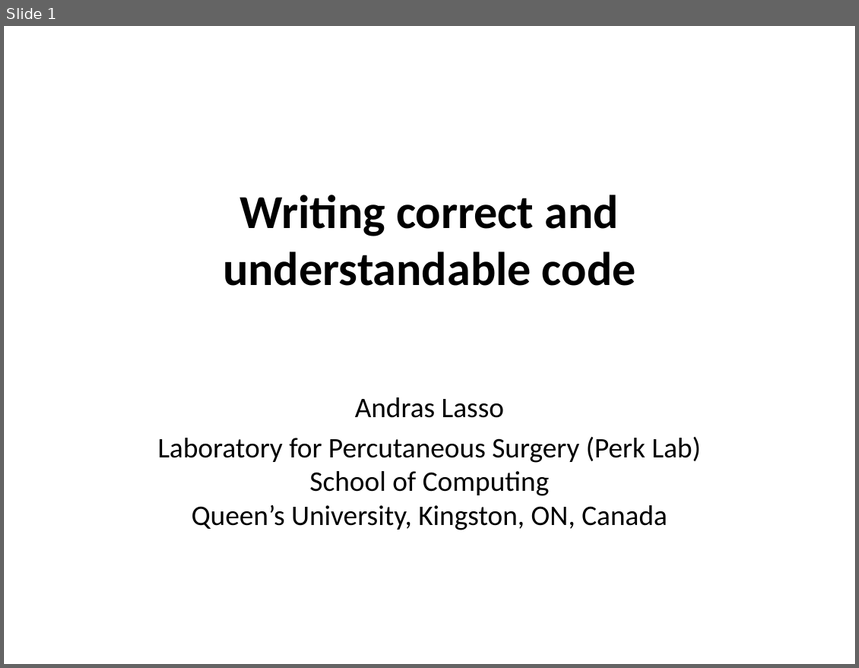
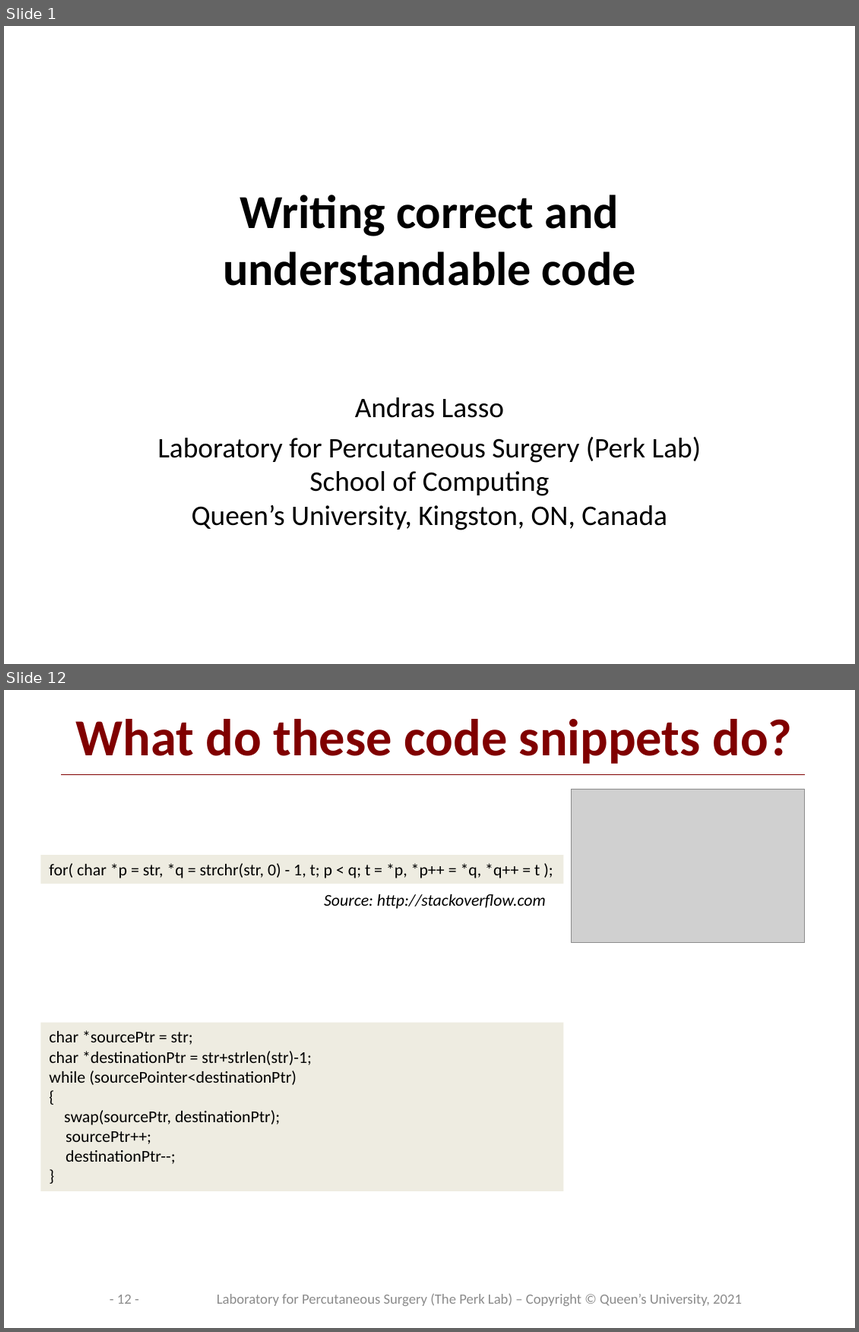
Before and after one commit to PerkLab/PerkLabBootcamp, a slide deck: Doc/day3_1_WritingCorrectAndUnderstandableCode.pptx. Shown one above the other, each under a label of ours: slide 1 before the commit, slides 1 and 12 after it; the slides between them are not shown. The pictures are 859x668 and 859x1332 pixels, drawn with LibreOffice and Linux fonts; fonts in the diff are those of the drawing; grey boxes stand for pictures; background and template pictures are left out. Boxes give left, top, right and bottom in pixels: in the first picture for what was removed or moved away, otherwise in the second. Text is boxed around its words. In the diff, an @@ line names an element or a change of style, - is before the commit and + after.

```diff
--- a/Doc/day3_1_WritingCorrectAndUnderstandableCode.pptx
+++ b/Doc/day3_1_WritingCorrectAndUnderstandableCode.pptx
@@ slide 12 added at (x1=4, y1=690, x2=855, y2=1328), background #FFFFFF @@
@@ title added at (x1=75, y1=719, x2=792, y2=764), 44 pt, text #800000, bold @@
+What do these code snippets do?
@@ line added from (61, 774) to (805, 774), #800000 0.75 pt @@
@@ picture added at (x1=571, y1=790, x2=805, y2=943) @@
@@ rectangle added at (x1=40, y1=855, x2=563, y2=884), fill #EEECE1, 14 pt, text #000000 @@
+for( char *p = str, *q = strchr(str, 0) - 1, t; p < q; t = *p, *p++ = *q, *q++ = t );
@@ text added at (x1=324, y1=894, x2=546, y2=909), 14 pt, text #000000, italic @@
+Source: http://stackoverflow.com
@@ rectangle added at (x1=40, y1=1023, x2=563, y2=1192), fill #EEECE1, 14 pt, text #000000 @@
+char *sourcePtr = str;
+char *destinationPtr = str+strlen(str)-1;
+while (sourcePointer<destinationPtr)
+{
+swap(sourcePtr, destinationPtr);
+sourcePtr++;
+destinationPtr--;
+}
@@ page number added at (x1=117, y1=1295, x2=132, y2=1304), 12 pt, text #8C8C8C @@
+- 12 -
@@ text added at (x1=217, y1=1294, x2=742, y2=1306), 12 pt, text #8C8C8C @@
+Laboratory for Percutaneous Surgery (The Perk Lab) – Copyright © Queen’s University, 2021
```
Also in this commit, not shown: 21 slides changed, 5 other slides added, 2 other files.
